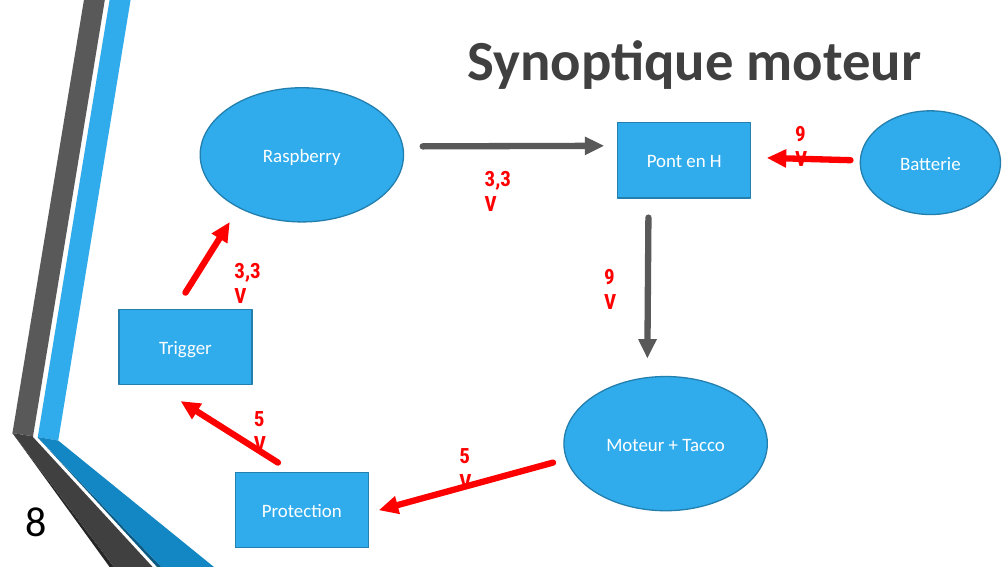
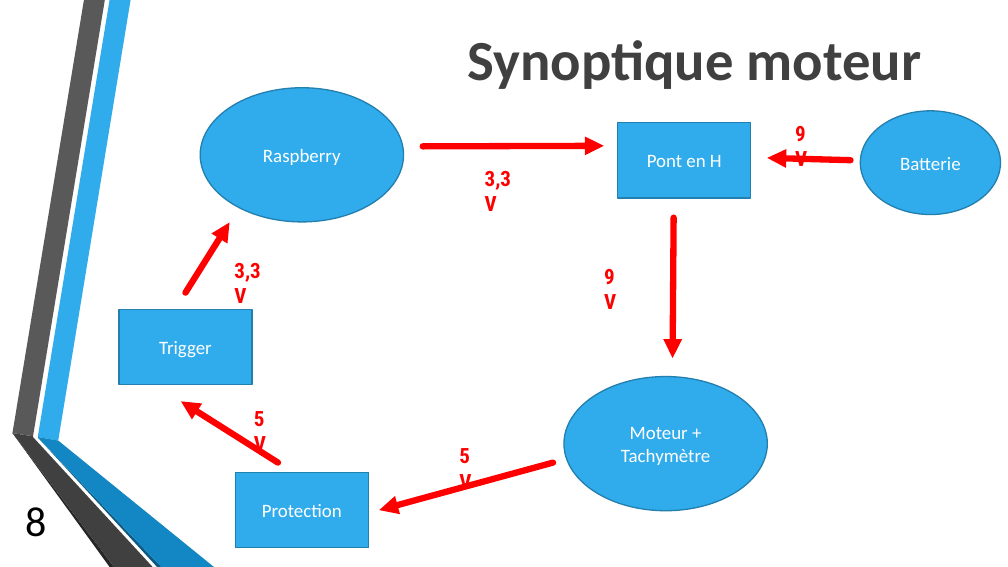
Before and after one commit to cbourree/CFM---Mindstorms, a slide deck: slide 8 of Diapo/Présentaion1.pptx. Drawn at 1008x567 pixels with LibreOffice and Linux fonts; fonts in the diff are those of the drawing; background and template pictures are left out. Boxes give left, top, right and bottom in pixels: in the first picture for what was removed or moved away, otherwise in the second. Text is boxed around its words. In the diff, an @@ line names an element or a change of style, - is before the commit and + after.

```diff
--- a/Diapo/Présentaion1.pptx
+++ b/Diapo/Présentaion1.pptx
@@ arrow (423, 147) - (604, 146): stroke #595959 6 pt to #FF0000 6 pt @@
@@ arrow moved from (649, 218) - (647, 358) to (674, 218) - (673, 358) @@
@@ arrow (674, 218) - (673, 358): stroke #595959 6 pt to #FF0000 6 pt @@
@@ text in ellipse at bbox=[621, 427, 710, 465]: text changed @@
-Moteur + Tacco
+Moteur + Tachymètre
```
Also in this commit, not shown: 2 other slides changed.
